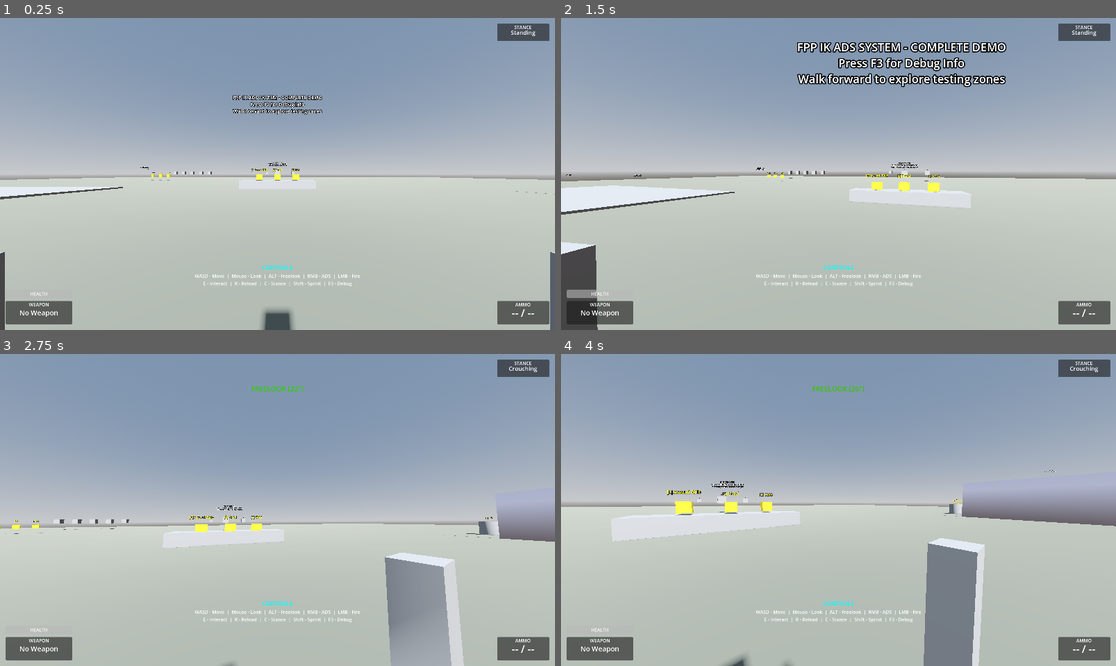
Above: before the commit, frames 1-4 (two rows, left to right).
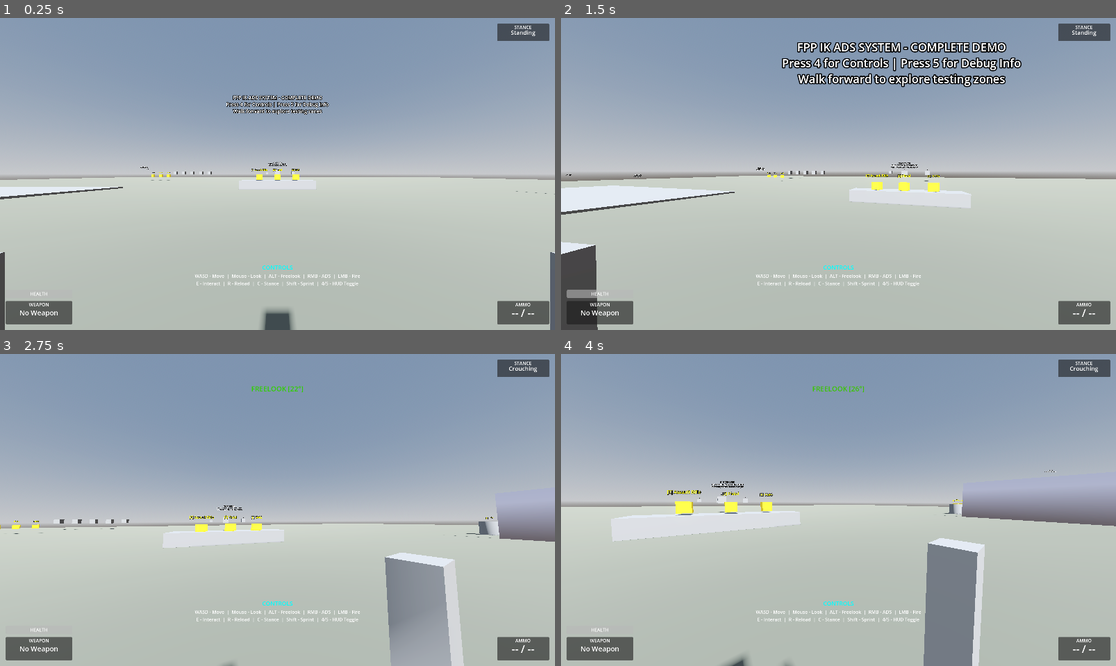
Above: after the commit, the same moments.

Repository: lmf-git/fpp-ik-ads
Game: Godot game, scene res://scenes/enhanced_demo.tscn
Two runs of this game, one before a commit and one after it. Both use one fixed random seed, a clock stepped at 60 frames per second and the inputs below.
Inputs (mouse positions are in pixels of both pictures, inside the frame that each line leads up to):
- Up to frame 1 (0.25 s): no input
- Up to frame 2 (1.5 s): tap Enter (ui_accept) at 0.5 s; move the mouse to (866, 174) at 0.52 s; hold Alt (freelook) 0.53-1.28 s; hold W (move_forward) from 0.53 s (still down); click (866, 174) at 0.67 s; tap Space (jump) at 0.77 s; move the mouse to (810, 174) at 1.27 s; right-click (810, 174) at 1.35 s
- Up to frame 3 (2.75 s): keep holding W (move_forward); tap Space (jump) at 1.52 s; tap Alt (freelook) at 1.55 s; move the mouse to (288, 503) at 2.02 s; hold Alt (freelook) from 2.03 s (still down); tap C (crouch) at 2.1 s
- Up to frame 4 (4 s): keep holding W (move_forward); move the mouse to (832, 516) at 2.77 s; release Alt (freelook) at 2.78 s; click (832, 516) at 2.85 s; tap Space (jump) at 3.02, 3.77 s; tap Alt (freelook) at 3.05 s; move the mouse to (877, 513) at 3.52 s; hold Alt (freelook) from 3.53 s (still down)

The runs differ from the first frame. In frame 1, 0.3% of the frame differs, in the area x 25-65%, y 26-86%; in frame 2, 1.2%, in the area x 35-83%, y 12-86%; in frame 3, 0.1%; in frame 4, 0.1%.

Commit message:
Update HUD instructions and add neck angle limits to freelook
HUD text updates:
- Changed all F1/F3 references to 4/5 in hud.tscn and enhanced_demo.tscn
- Updated control hints: "4/5 - HUD Toggle" instead of "F3 - Debug"
- Welcome sign now shows "Press 4 for Controls | Press 5 for Debug Info"

Freelook improvements:
- Added neck angle limits during Alt freelook for realistic head movement
- Head now properly rotates during freelook (was already working, now with limits)
- New export variables:
  - neck_max_pitch_up: 60° (max head tilt up)
  - neck_max_pitch_down: 50° (max head tilt down)
  - neck_max_yaw: 80° (max head turn left/right)
- Head and spine rotation now clamped to realistic neck angles during freelook
- Prevents unnatural head rotations while maintaining smooth camera control

Diff:
--- a/scenes/enhanced_demo.tscn
+++ b/scenes/enhanced_demo.tscn
@@ -74,7 +74,7 @@
 transform = Transform3D(1, 0, 0, 0, 1, 0, 0, 0, 1, 0, 4, 0)
 billboard = 1
 text = "FPP IK ADS SYSTEM - COMPLETE DEMO
-Press F3 for Debug Info
+Press 4 for Controls | Press 5 for Debug Info
 Walk forward to explore testing zones"
 font_size = 32
 
@@ -355,7 +355,7 @@
 transform = Transform3D(1, 0, 0, 0, 1, 0, 0, 0, 1, 0, 3, 0)
 billboard = 1
 text = "PERFORMANCE TEST
-Press F3 for performance stats
+Press 5 for performance stats
 Multiple weapons and targets
 System handles complexity well"
 font_size = 24
--- a/scenes/hud.tscn
+++ b/scenes/hud.tscn
@@ -249,7 +249,7 @@
 [node name="Controls" type="Label" parent="ControlHints"]
 layout_mode = 2
 text = "WASD - Move  |  Mouse - Look  |  ALT - Freelook  |  RMB - ADS  |  LMB - Fire
-E - Interact  |  R - Reload  |  C - Stance  |  Shift - Sprint  |  F3 - Debug"
+E - Interact  |  R - Reload  |  C - Stance  |  Shift - Sprint  |  4/5 - HUD Toggle"
 horizontal_alignment = 1
 
 [node name="DamageOverlay" type="ColorRect" parent="."]
--- a/scripts/skeleton_fpp_controller.gd
+++ b/scripts/skeleton_fpp_controller.gd
@@ -30,6 +30,11 @@
 @export var max_look_down: float = 80.0
 @export var freelook_max_angle: float = 120.0  # How far you can look without body following
 @export var body_rotation_speed: float = 5.0  # How fast body catches up in freelook
+
+@export_group("Neck Limits (Freelook)")
+@export var neck_max_pitch_up: float = 60.0  # Max head tilt up (degrees)
+@export var neck_max_pitch_down: float = 50.0  # Max head tilt down (degrees)
+@export var neck_max_yaw: float = 80.0  # Max head turn left/right (degrees)
 
 # Skeleton and IK
 @export_group("Skeleton & IK")
@@ -277,14 +282,28 @@
 	if not camera or not skeleton or head_bone_idx < 0:
 		return
 
-	# Apply pitch to head bone
-	var head_rotation = Vector3(camera_x_rotation, freelook_offset, 0)
+	# Apply neck limits during freelook
+	var head_pitch = camera_x_rotation
+	var head_yaw = freelook_offset
+
+	if is_freelooking:
+		# Limit head pitch (up/down) to realistic neck angles
+		var max_pitch_up_rad = deg_to_rad(-neck_max_pitch_up)  # Negative because pitch up is negative
+		var max_pitch_down_rad = deg_to_rad(neck_max_pitch_down)
+		head_pitch = clamp(head_pitch, max_pitch_up_rad, max_pitch_down_rad)
+
+		# Limit head yaw (left/right) to realistic neck angles
+		var max_yaw_rad = deg_to_rad(neck_max_yaw)
+		head_yaw = clamp(head_yaw, -max_yaw_rad, max_yaw_rad)
+
+	# Apply pitch and yaw to head bone
+	var head_rotation = Vector3(head_pitch, head_yaw, 0)
 	skeleton.set_bone_pose_rotation(head_bone_idx, Quaternion.from_euler(head_rotation))
 
 	# Apply partial rotation to spine for more natural look
 	if spine_bone_idx >= 0:
-		var spine_pitch = camera_x_rotation * 0.3
-		var spine_yaw = freelook_offset * 0.5
+		var spine_pitch = head_pitch * 0.3
+		var spine_yaw = head_yaw * 0.5
 		skeleton.set_bone_pose_rotation(spine_bone_idx,
 			Quaternion.from_euler(Vector3(spine_pitch, spine_yaw, 0)))
 
